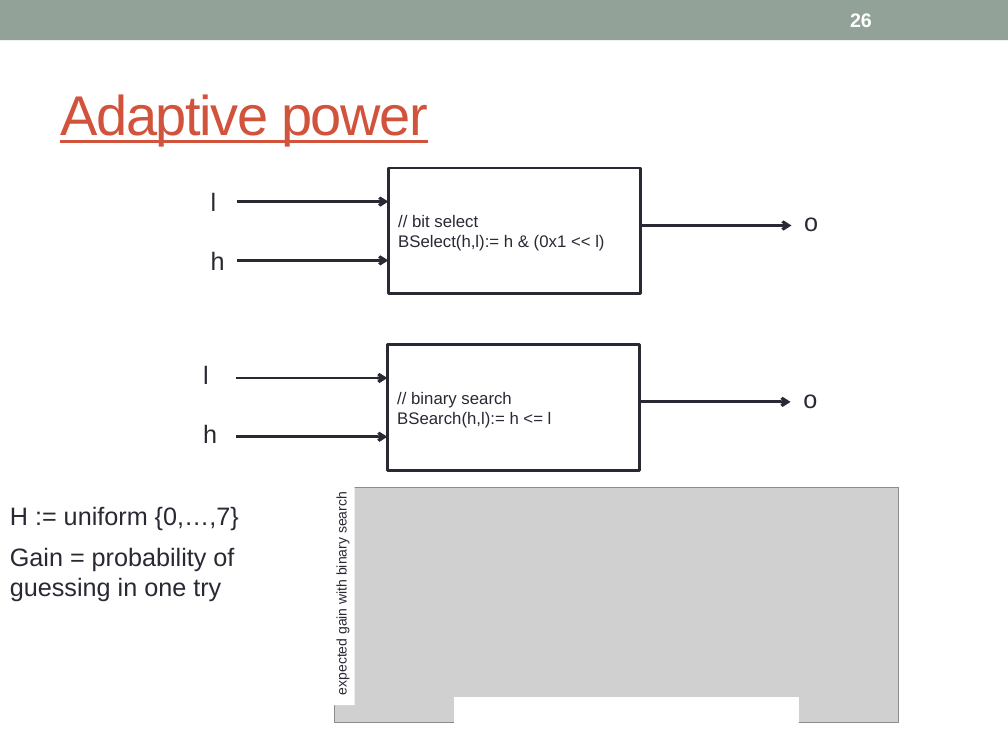
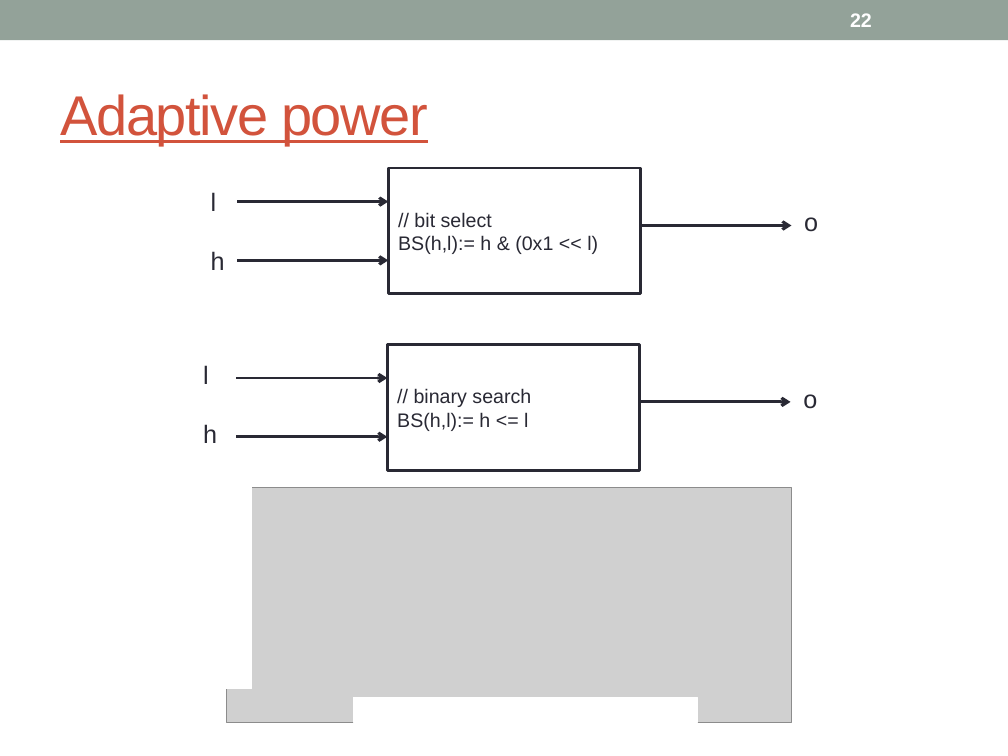
Before and after one commit to piotrm0/piotrm0.github.io, a slide deck: slide 22 of docs/mardziel15hcss.pres.pptx (slide 26 before the commit). Drawn at 1008x756 pixels with LibreOffice and Linux fonts; fonts in the diff are those of the drawing; grey boxes stand for pictures. Boxes give left, top, right and bottom in pixels: in the first picture for what was removed or moved away, otherwise in the second. Text is boxed around its words. In the diff, an @@ line names an element or a change of style, - is before the commit and + after.

```diff
--- a/docs/mardziel15hcss.pres.pptx
+++ b/docs/mardziel15hcss.pres.pptx
@@ page number at <box>850,13,872,27</box>: text changed @@
-26
+22
@@ text in rectangle at <box>398,235,598,254</box>: text changed; size 12 to 14 pt @@
-BSelect(h,l):= h & (0x1 << l)
+BS(h,l):= h & (0x1 << l)
@@ text in rectangle at <box>414,212,492,227</box>: size 12 to 14 pt in "// bit select" @@
@@ text in rectangle at <box>414,388,531,407</box>: size 12 to 14 pt in "// binary search" @@
@@ text in rectangle at <box>397,412,528,431</box>: text changed; size 12 to 14 pt @@
-BSearch(h,l):= h <= l
+BS(h,l):= h <= l
@@ rectangle removed at <box>327,479,354,705</box> @@
-expected gain with binary search
@@ text removed at <box>10,506,239,531</box> @@
-H := uniform {0,…,7}
@@ picture: place and size @@
-picture at <box>335,487,899,722</box>
+picture at <box>227,487,791,722</box>
@@ text removed at <box>10,547,234,602</box> @@
-Gain = probability of
-guessing in one try
@@ rectangle: place and size @@
-rectangle at <box>455,698,798,723</box>
+rectangle at <box>354,698,698,723</box>
```
Also in this commit, not shown: 39 other slides changed, 2 slides added, 6 slides removed, 34 other files.
